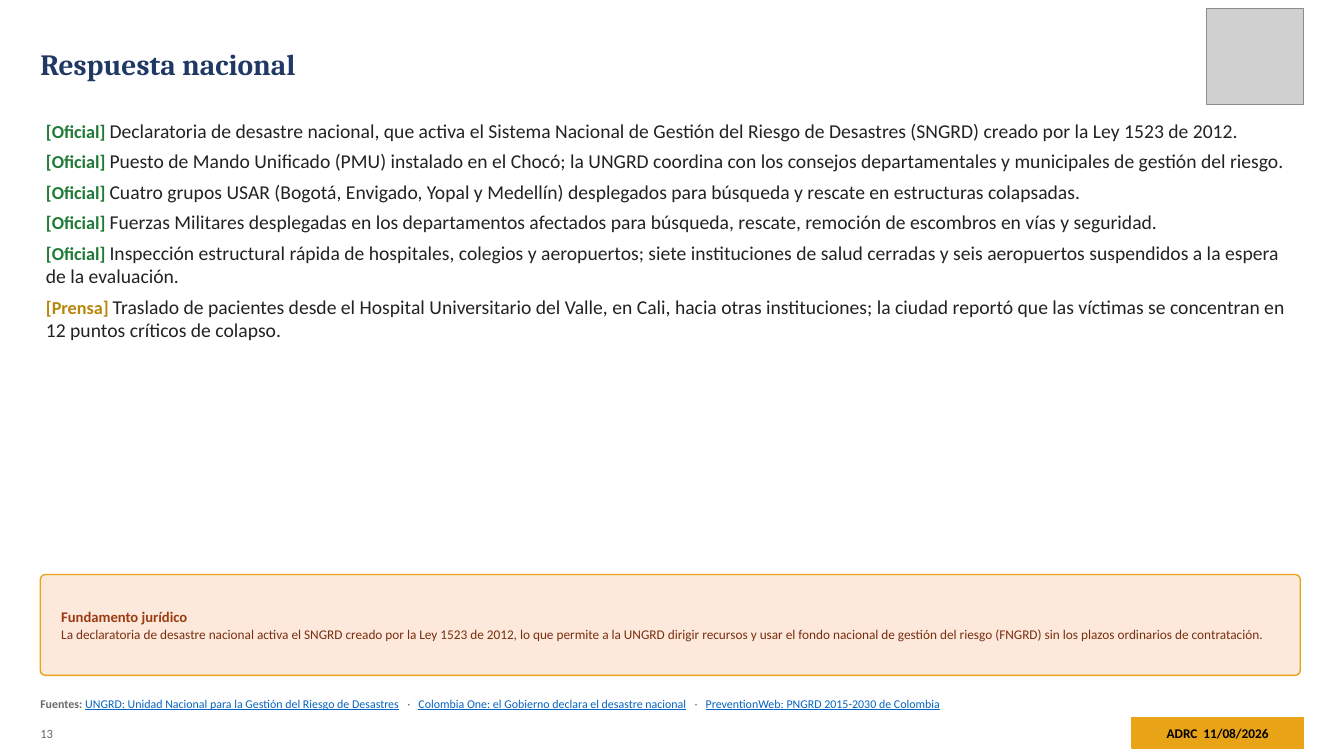
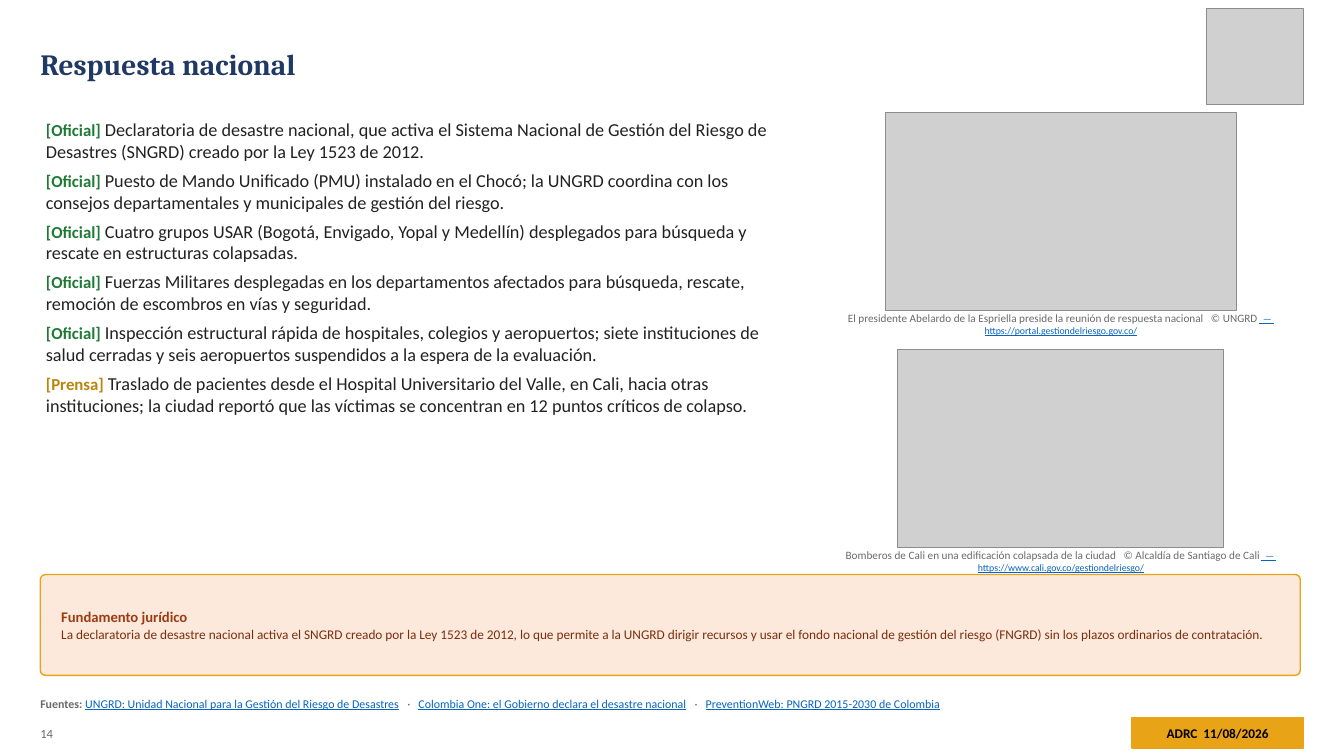
Before and after one commit to kochobi-max/whatsmap, a slide deck: slide 14 of reports/colombia_eq_20260810/output/ADRC_EQ_COL_Choco_20260810_ES.pptx (slide 13 before the commit). Drawn at 1344x756 pixels with LibreOffice and Linux fonts; fonts in the diff are those of the drawing; grey boxes stand for pictures. Boxes give left, top, right and bottom in pixels: in the first picture for what was removed or moved away, otherwise in the second. Text is boxed around its words. In the diff, an @@ line names an element or a change of style, - is before the commit and + after.

```diff
--- a/reports/colombia_eq_20260810/output/ADRC_EQ_COL_Choco_20260810_ES.pptx
+++ b/reports/colombia_eq_20260810/output/ADRC_EQ_COL_Choco_20260810_ES.pptx
@@ text "[Oficial] Declaratoria de desastre nacional, ..." at <box>46,123,767,415</box>: size 13 to 12 pt in "[Oficial]", "[Oficial]", "[Oficial]", "[Oficial]" and 2 more places; size 14 to 13 pt @@
@@ picture added at <box>885,113,1237,311</box> @@
@@ text added at <box>848,314,1258,336</box>, 8 pt, text #6A6A6A @@
+El presidente Abelardo de la Espriella preside la reunión de respuesta nacional © UNGRD — https://portal.gestiondelriesgo.gov.co/
@@ picture added at <box>898,350,1224,547</box> @@
@@ text added at <box>846,551,1259,573</box>, 8 pt, text #6A6A6A @@
+Bomberos de Cali en una edificación colapsada de la ciudad © Alcaldía de Santiago de Cali — https://www.cali.gov.co/gestiondelriesgo/
@@ text at <box>40,730,53,738</box>: text changed @@
-13
+14
```
Also in this commit, not shown: 23 other slides changed, 2 slides added, 39 other files.
